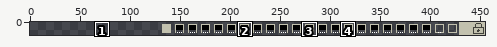
Two versions of one sprite sheet, res/haven-door.png. The first picture is a wide view before the edit; the outline marks the close-up.
Close-up. As it was:
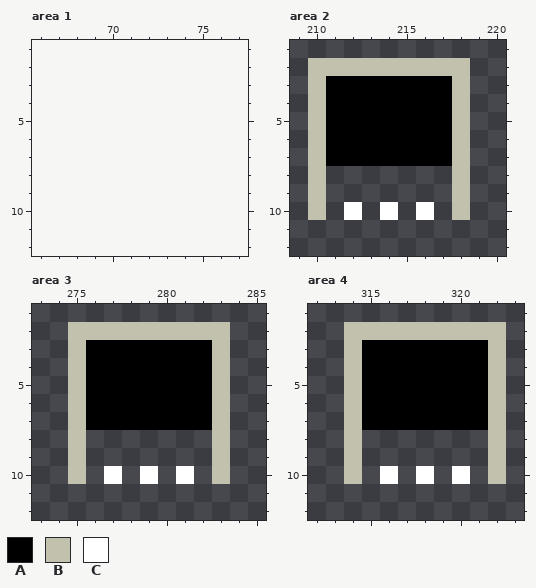
The file is 325x13 pixels. Shown: area 1: x 66..77, y 1..12; area 2: x 209..220, y 1..12; area 3: x 273..285, y 1..12; area 4: x 312..323, y 1..12. The old version is drawn lined up with the new one, on the new canvas. The commit also changed other parts of the picture, which this record leaves out.
Palette (. is transparent): A #000000  B #c2c1ae  C #ffffff
Pixels before, area 2, first column x 210:
 2 BBBBBBBBB
 3 BAAAAAAAB
 4 BAAAAAAAB
 5 BAAAAAAAB
 6 BAAAAAAAB
 7 BAAAAAAAB
 8 B.......B
 9 B.......B
10 B.C.C.C.B
Pixels before, area 3, first column x 275:
 2 BBBBBBBBB
 3 BAAAAAAAB
 4 BAAAAAAAB
 5 BAAAAAAAB
 6 BAAAAAAAB
 7 BAAAAAAAB
 8 B.......B
 9 B.......B
10 B.C.C.C.B
Pixels before, area 4, first column x 314:
 2 BBBBBBBBB
 3 BAAAAAAAB
 4 BAAAAAAAB
 5 BAAAAAAAB
 6 BAAAAAAAB
 7 BAAAAAAAB
 8 B.......B
 9 B.......B
10 B.C.C.C.B
And afterwards:
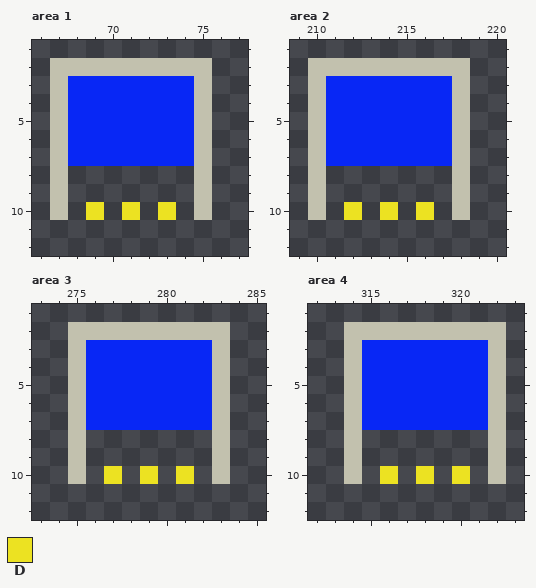
Colours new in this view: D #ece222
From old to new:
{"change": "canvas 325x13 -> 455x13, the old top-left corner now at 130,0"}
{"colour":"A","old":"#000000","new":"#0827f5"}
{"where": "area 1"}
{"y":2,"x":67,"old":".........","new":"BBBBBBBBB"}
{"y":3,"x":67,"old":".........","new":"BAAAAAAAB"}
{"y":4,"x":67,"old":".........","new":"BAAAAAAAB"}
{"y":5,"x":67,"old":".........","new":"BAAAAAAAB"}
{"y":6,"x":67,"old":".........","new":"BAAAAAAAB"}
{"y":7,"x":67,"old":".........","new":"BAAAAAAAB"}
{"y":8,"x":67,"old":".","new":"B"}
{"y":8,"x":75,"old":".","new":"B"}
{"y":9,"x":67,"old":".","new":"B"}
{"y":9,"x":75,"old":".","new":"B"}
{"y":10,"x":67,"old":".","new":"B"}
{"y":10,"x":69,"old":".","new":"D"}
{"y":10,"x":71,"old":".","new":"D"}
{"y":10,"x":73,"old":".","new":"D"}
{"y":10,"x":75,"old":".","new":"B"}
{"where": "area 2"}
{"y":10,"x":212,"old":"C","new":"D"}
{"y":10,"x":214,"old":"C","new":"D"}
{"y":10,"x":216,"old":"C","new":"D"}
{"where": "area 3"}
{"y":10,"x":277,"old":"C","new":"D"}
{"y":10,"x":279,"old":"C","new":"D"}
{"y":10,"x":281,"old":"C","new":"D"}
{"where": "area 4"}
{"y":10,"x":316,"old":"C","new":"D"}
{"y":10,"x":318,"old":"C","new":"D"}
{"y":10,"x":320,"old":"C","new":"D"}
{"label":"added","picture_box":[50,58,212,220]}
{"label":"changed","picture_box":[326,76,452,220]}
{"label":"changed","picture_box":[86,340,212,484]}
{"label":"changed","picture_box":[362,340,488,484]}
